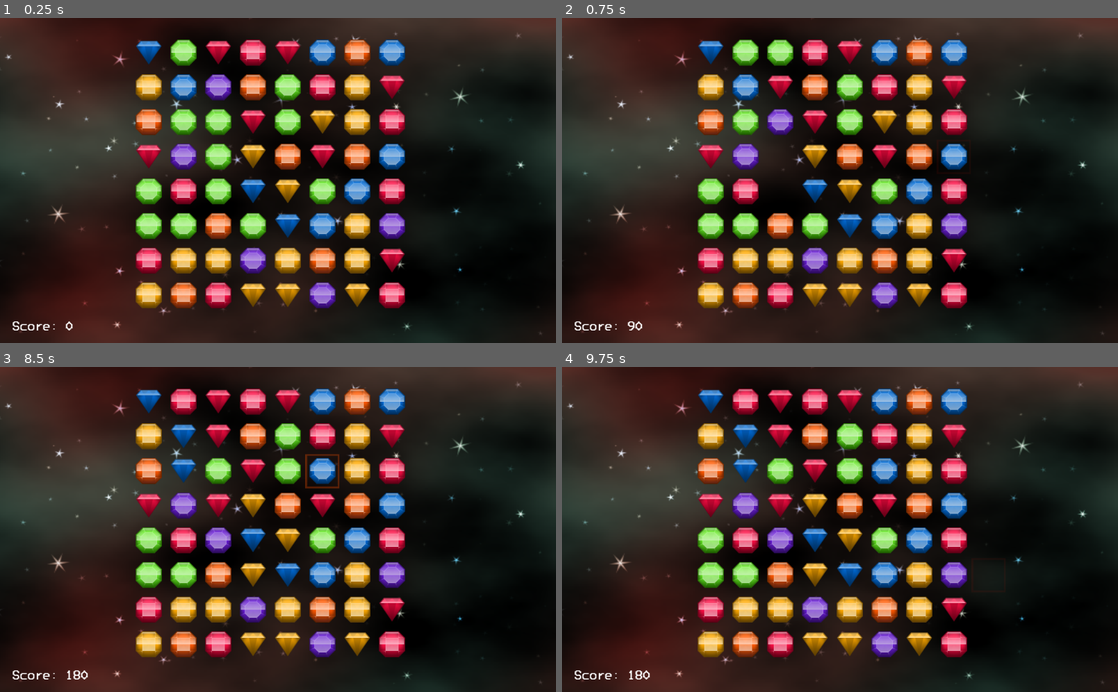
Above: before the commit, frames 1-4 (two rows, left to right).
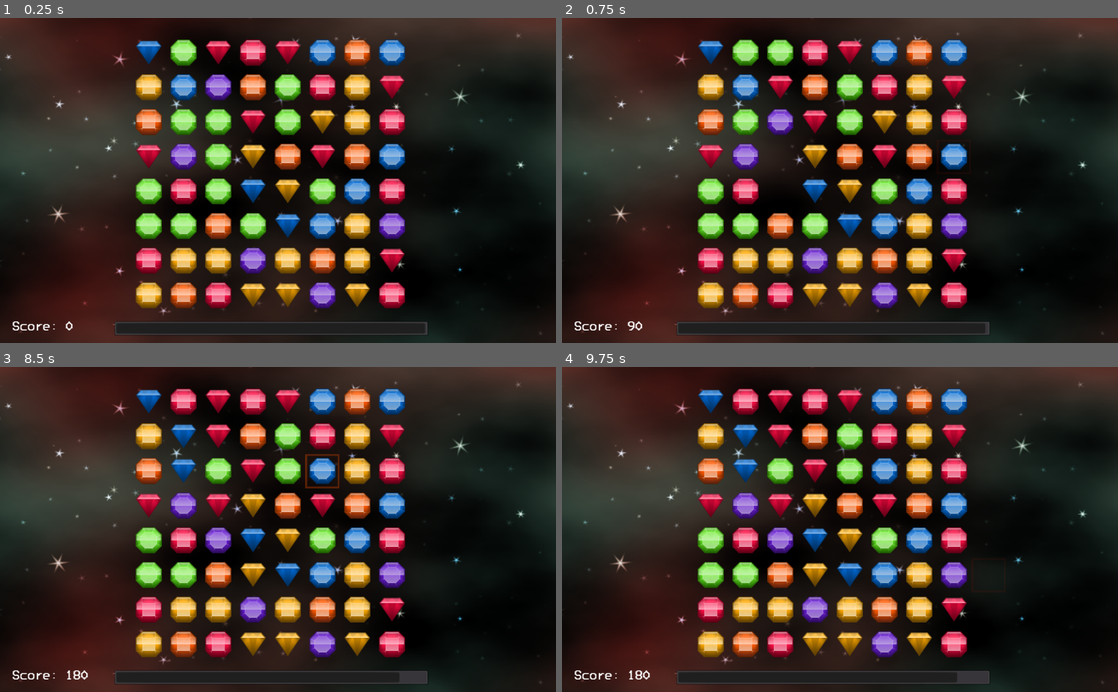
Above: after the commit, the same moments.

Repository: imekon/match-3-godot
Game: Godot game, scene res://scenes/Main.tscn
Same seed, same stepped clock (60 frames per second), same inputs: the game is played once before the commit and once after it.
Inputs (mouse positions are in pixels of both pictures, inside the frame that each line leads up to):
- Up to frame 1 (0.25 s): no input
- Up to frame 2 (0.75 s): tap Enter at 0.5 s; move the mouse to (962, 164) at 0.52 s; click (962, 164) at 0.67 s
- Up to frame 3 (8.5 s): move the mouse to (166, 545) at 1.27 s; click (166, 545) at 1.42 s; move the mouse to (333, 458) at 2.02 s; click (333, 458) at 2.17 s; move the mouse to (250, 594) at 2.77 s; click (250, 594) at 2.92 s; move the mouse to (444, 578) at 3.52 s; click (444, 578) at 3.67 s; move the mouse to (111, 480) at 4.27 s; click (111, 480) at 4.42 s; move the mouse to (305, 529) at 5.02 s; click (305, 529) at 5.17 s; move the mouse to (194, 448) at 5.77 s; click (194, 448) at 5.92 s; move the mouse to (400, 513) at 6.52 s; click (400, 513) at 6.67 s; move the mouse to (166, 545) at 7.27 s; click (166, 545) at 7.42 s; move the mouse to (333, 458) at 8.02 s; click (333, 458) at 8.17 s
- Up to frame 4 (9.75 s): move the mouse to (812, 594) at 8.77 s; click (812, 594) at 8.92 s; move the mouse to (1006, 578) at 9.52 s; click (1006, 578) at 9.67 s

The runs differ from the first frame. In frame 1, 0.6% of the frame differs, in the area x 20-77%, y 93-98%; in frame 2, 0.6%; in frame 3, 0.7%; in frame 4, 0.7%.
Error before the commit: Invalid get index '8' (on base: 'Array'). (res://scripts/Level.gd:163)
Error after the commit: Invalid get index '8' (on base: 'Array'). (res://scripts/Level.gd:164)

Commit message:
add count down time

Diff:
--- a/scenes/Main.tscn
+++ b/scenes/Main.tscn
@@ -38,4 +38,12 @@
 __meta__ = {
 "_edit_use_anchors_": false
 }
+
+[node name="ProgressBar" type="ProgressBar" parent="."]
+margin_left = 210.0
+margin_top = 559.0
+margin_right = 789.0
+margin_bottom = 587.0
+value = 100.0
+percent_visible = false
 [connection signal="timeout" from="Timer" to="." method="on_timer_tick"]
--- a/scripts/Level.gd
+++ b/scripts/Level.gd
@@ -8,6 +8,7 @@
 	var score = 0
 	var first = Vector2(-1, -1)
 	var second = Vector2(-1, -1)
+	var can_still_play = true
 
 	const scores = [ 10, 15, 20, 30, 40, 50, 70, 100, 150, 500 ]
 
@@ -27,13 +28,13 @@
 			m.append(row)
 		return m
 
-	func print_map(m):
-		for y in range(0, 8):
-			var text = ''
-			for x in range(0, 8):
-				var item = m[y][x]
-				text += str(item) + ' '
-			print(text)
+#	func print_map(m):
+#		for y in range(0, 8):
+#			var text = ''
+#			for x in range(0, 8):
+#				var item = m[y][x]
+#				text += str(item) + ' '
+#			print(text)
 
 	func get_random_item():
 		var result = -1
--- a/scripts/Main.gd
+++ b/scripts/Main.gd
@@ -5,11 +5,13 @@
 
 var level
 var jewelTextures = []
+var count_down_time
 
 onready var cursor = $Cursor
 onready var cursor_tween = $Cursor/Tween
 onready var timer = $Timer
 onready var score_label = $ScoreLabel
+onready var count_down_bar = $ProgressBar
 
 func get_item_location(x, y):
 	return Vector2(x * 64 + LEFT_MARGIN, y * 64 + TOP_MARGIN)
@@ -71,6 +73,8 @@
 
 	timer.start()
 
+	count_down_time = 100
+
 func _draw():
 	for y in range(0, 8):
 		for x in range(0, 8):
@@ -93,6 +97,13 @@
 func _process(delta):
 	score_label.text = 'Score: ' + str(level.score)
 
+	count_down_time -= delta
+	if count_down_time > 100:
+		count_down_time = 100
+	if count_down_time < 0:
+		count_down_time = 0
+	count_down_bar.value = count_down_time
+
 func on_timer_tick():
 	if level.process():
 		update()
